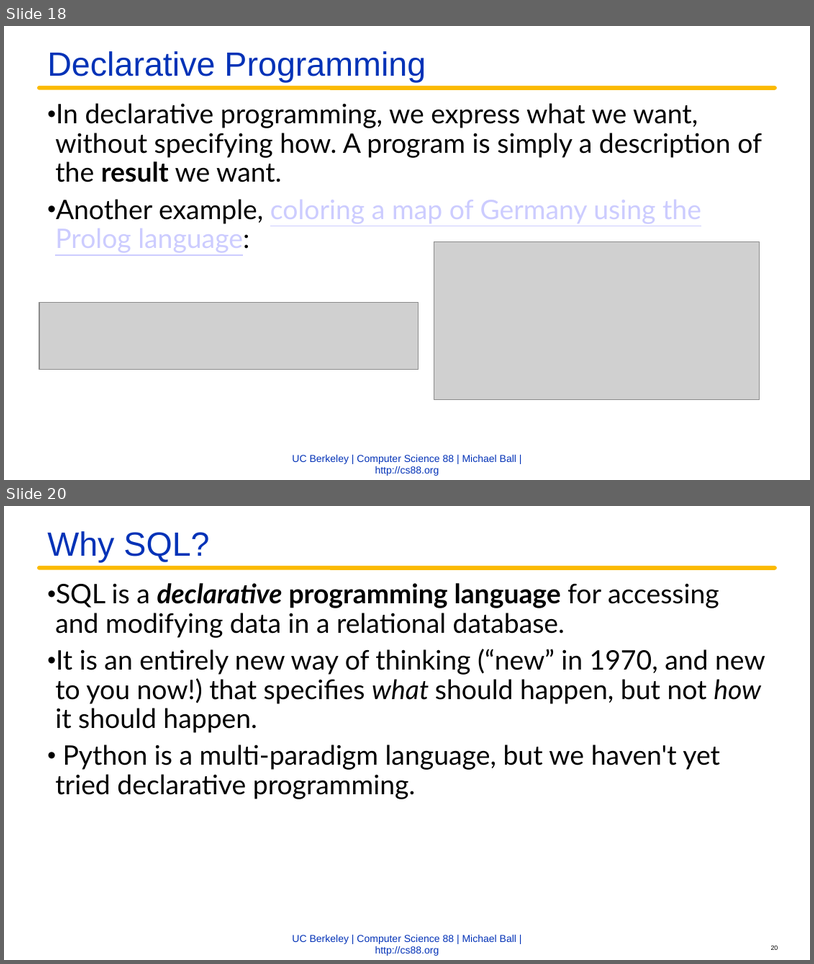
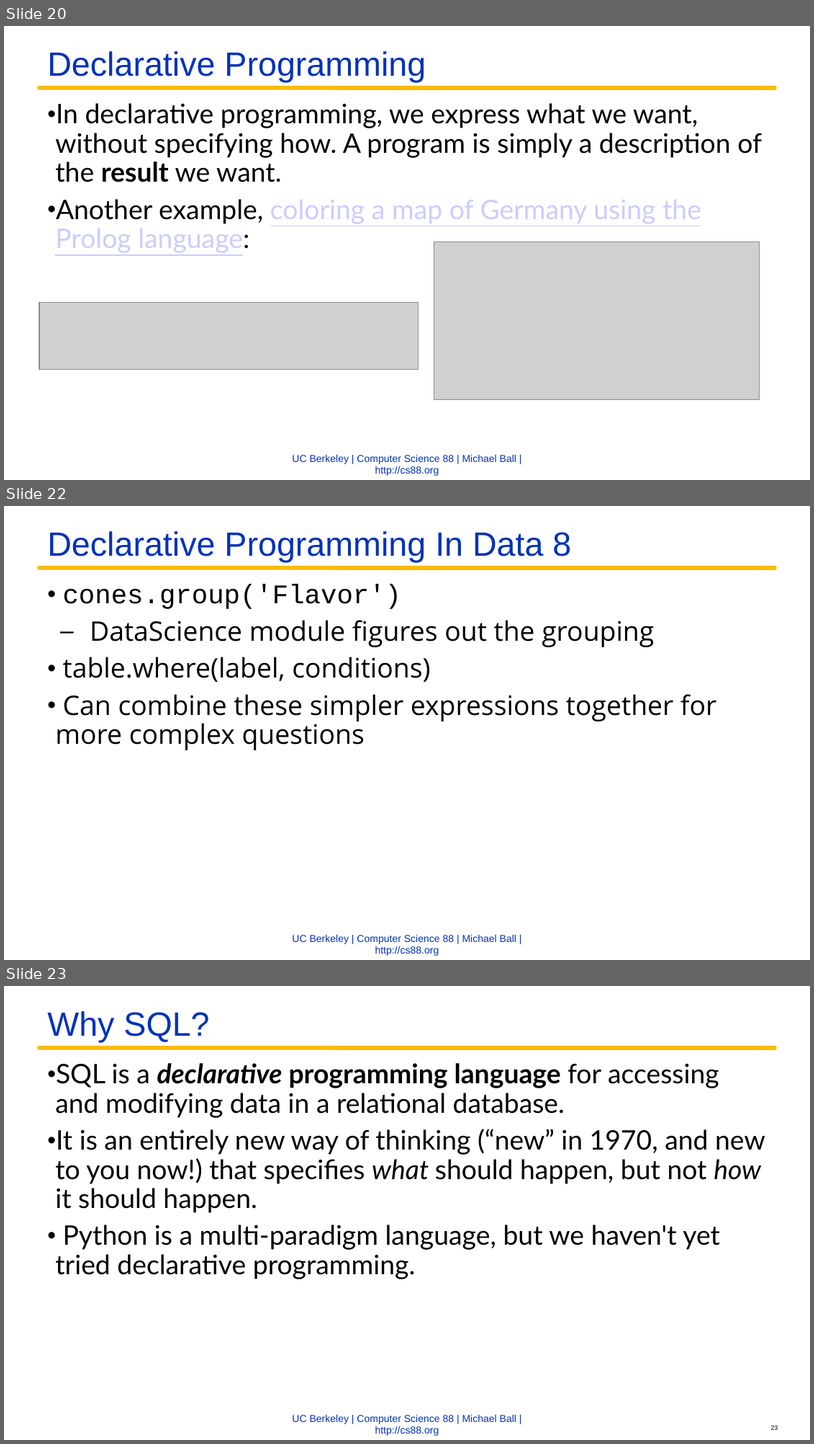
Before and after one commit to cs88-website/fa22, a slide deck: assets/slides/fa22/24-Paradigms.pptx. Shown one above the other, each under a label of ours: slides 18 and 20 before the commit, slides 20, 22 and 23 after it; the slides between them are not shown. The pictures are 814x964 and 814x1444 pixels, drawn with LibreOffice and Linux fonts; fonts in the diff are those of the drawing; grey boxes stand for pictures; background and template pictures are left out. Boxes give left, top, right and bottom in pixels: in the first picture for what was removed or moved away, otherwise in the second. Text is boxed around its words. In the diff, an @@ line names an element or a change of style, - is before the commit and + after.

```diff
--- a/assets/slides/fa22/24-Paradigms.pptx
+++ b/assets/slides/fa22/24-Paradigms.pptx
@@ slide 22 added at (4,506,810,960), background #FFFFFF; not listed: 3 template elements that a slide beside it also shows @@
@@ title added at (47,531,571,563), 30 pt, text #0332B7 @@
+Declarative Programming In Data 8
@@ text added at (55,584,717,750), 24 pt, text #000000 @@
+• cones.group('Flavor')
+  – DataScience module figures out the grouping
+• table.where(label, conditions)
+• Can combine these simpler expressions together for more complex questions
@@ what was slide 18 is now slide 20 @@
@@ what was slide 20 is now slide 23 @@
```
Also in this commit, not shown: 3 slides changed, 2 other slides added, 5 other files.
